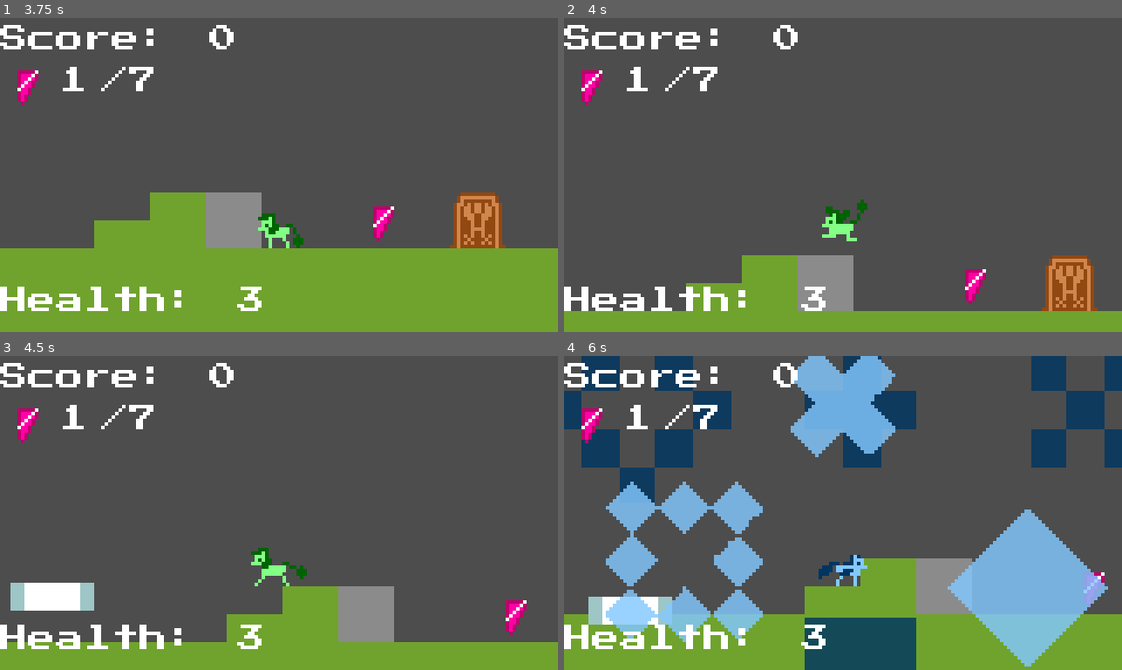
Above: before the commit, frames 1-4 (two rows, left to right).
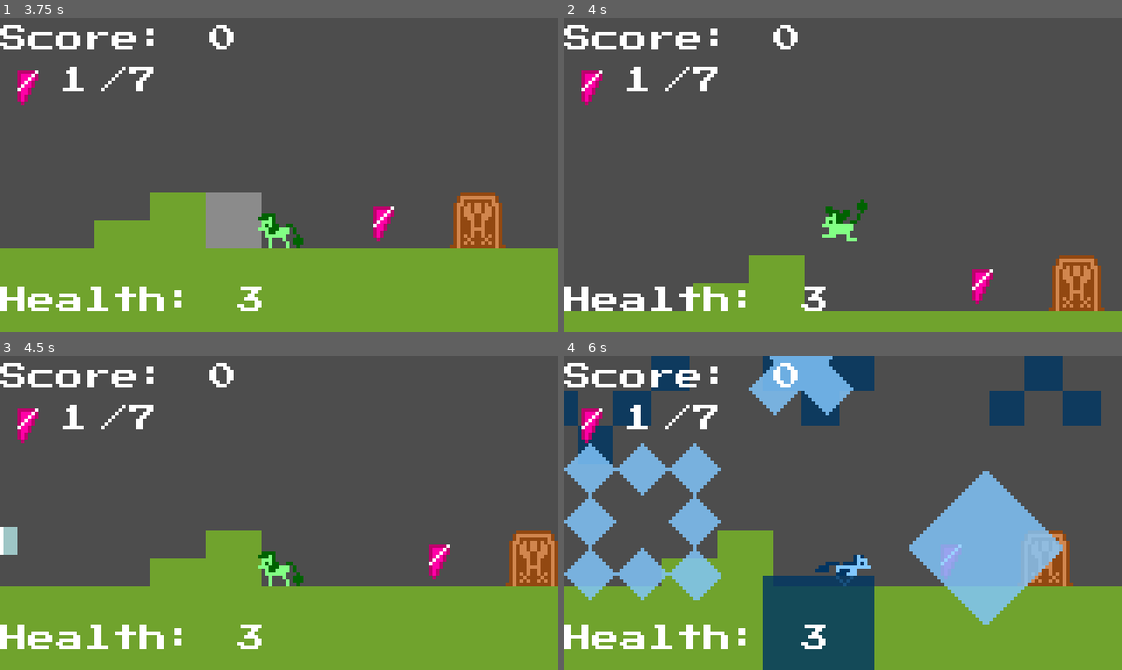
Above: after the commit, the same moments.

Repository: 100-Devs-1-Game/8bitPony
Game: Godot game, scene res://Scenes/Rooms/root.tscn
Same seed, same stepped clock (60 frames per second), same inputs: the game is played once before the commit and once after it. Sound files missing from this copy of the repository are replaced by a short silence.
Inputs (mouse positions are in pixels of both pictures, inside the frame that each line leads up to):
- Up to frame 1 (3.75 s): click "Start Game" at 0.5 s; tap E (Interact) at 1.25, 2, 3.5, 3.6 s; move the mouse to (251, 237) at 1.27 s; press the mouse at (251, 237) at 1.28 s; hold D (Right) 1.28-2.78 s; tap Space (Jump) at 1.52, 2.27 s; move the mouse to (446, 222) at 2.02 s; release the mouse at (446, 222) at 2.03 s; click (446, 222) at 2.1 s; move the mouse to (111, 127) at 2.77 s; hold Right mouse button (ChangePony) 2.78-3.53 s; hold A (Left) from 2.78 s (still down); click (111, 127) at 3.05 s; move the mouse to (306, 175) at 3.52 s
- Up to frame 2 (4 s): keep holding A (Left); tap Space (Jump) at 3.77 s; click (870, 175) at 3.8 s
- Up to frame 3 (4.5 s): keep holding A (Left); move the mouse to (195, 434) at 4.27 s; press the mouse at (195, 434) at 4.28 s
- Up to frame 4 (6 s): tap Space (Jump) at 4.52, 5.27 s; move the mouse to (965, 497) at 5.02 s; release A (Left) at 5.03 s; release the mouse at (965, 497) at 5.03 s; hold D (Right) from 5.03 s (still down); click (965, 497) at 5.1 s; move the mouse to (731, 528) at 5.77 s; hold Right mouse button (ChangePony) from 5.78 s (still down)

Frame 1 is identical in both runs. In frame 2, 3.1% of the frame differs, in the area x 21-97%, y 75-94%; in frame 3, 20%; in frame 4, 40%, in the area x 0-100%, y 0-100%.
Error in both runs: Invalid access to property or key 'shard_type' on a base object of type 'Area2D (shard_fragment.gd)'. (res://Scripts/level.gd:11)

Commit message:
Added a few helper functions
-Can return pony type as string...useful for breaking wall
-can return if the current state has "action"

Diff:
--- a/src/Scenes/Characters/Player/player.gd
+++ b/src/Scenes/Characters/Player/player.gd
@@ -67,18 +67,22 @@
 
 
 func _default_movement(delta: float): #player moment from the character2d script
+	if has_state(PonyStateMachine.Die):
+		return
+
 	if flying:
 		velocity.y -= flying_strength * delta
 	elif not is_on_floor():
 		velocity.y += gravity * delta
 	velocity.y = clampf(velocity.y, -max_vertical_velocity, max_vertical_velocity)
 
-	if not has_state(PonyStateMachine.Die):
-		var direction = Input.get_axis("Left", "Right")
-		if direction:
-			velocity.x = direction * speed
-		else:
-			velocity.x = move_toward(velocity.x, 0, speed)
+
+	var direction = Input.get_axis("Left", "Right")
+	if direction:
+		velocity.x = direction * speed
+	else:
+		velocity.x = move_toward(velocity.x, 0, speed)
+
 	move_and_slide()
 
 
@@ -193,8 +197,12 @@
 			sprite.flip_h = flip_h
 			sprite.play(animation)
 	if pony_type == PonyType.Pegasus:
-		set_collision_mask_value(2, true)
-
+		set_collision_mask_value(6, true)
+	else:
+		set_collision_mask_value(6, false)
+
+func get_pony_type_as_string():
+	return str(PonyType.keys()[pony_type])
 
 func add_state(state: PonyStateMachine):
 	pony_states |= (0b1 << state)
@@ -206,6 +214,9 @@
 
 func has_state(state: PonyStateMachine) -> bool:
 	return pony_states & (0b1 << state)
+
+func has_state_action()-> bool:
+	return has_state(PonyStateMachine.Action)
 
 
 func highest_set_bit_index_fast(x: int) -> int:
